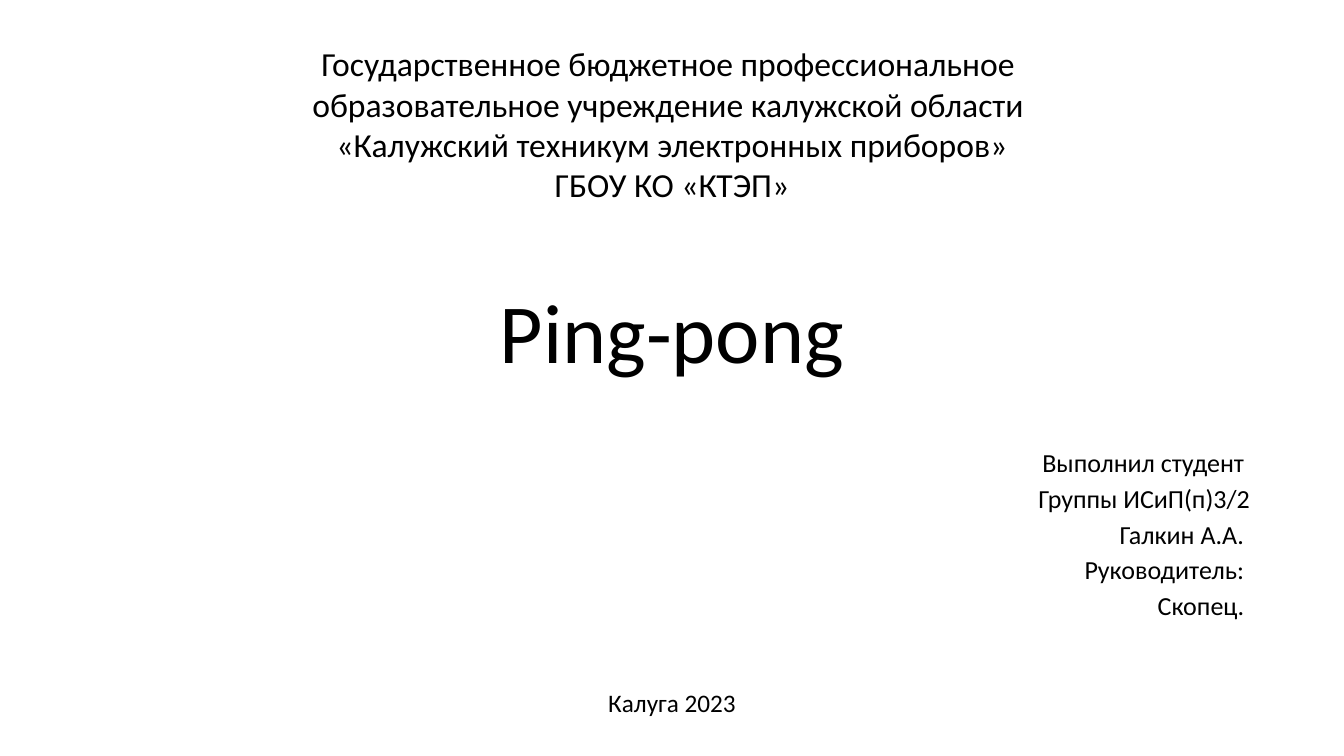
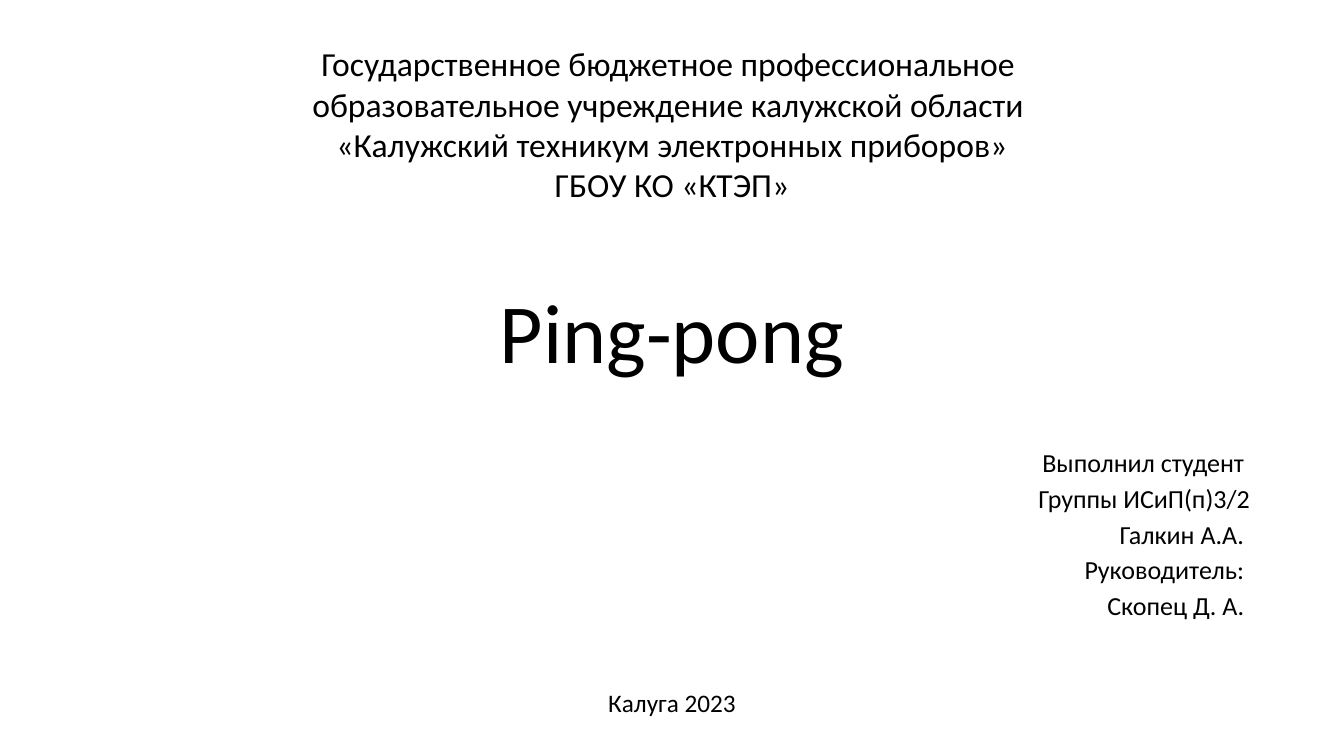
Before and after one commit to GalkinAlexeyAndreevich/game-js, a slide deck: slide 1 of ping-pong.pptx. Drawn at 1344x756 pixels with LibreOffice and Linux fonts; fonts in the diff are those of the drawing. Boxes give left, top, right and bottom in pixels: in the first picture for what was removed or moved away, otherwise in the second. Text is boxed around its words. In the diff, an @@ line names an element or a change of style, - is before the commit and + after.

```diff
--- a/ping-pong.pptx
+++ b/ping-pong.pptx
@@ subtitle at [1107,598,1244,620]: text changed @@
-Скопец.
+Скопец Д. А.
```
Also in this commit, not shown: 2 other slides changed, 24 other files.
